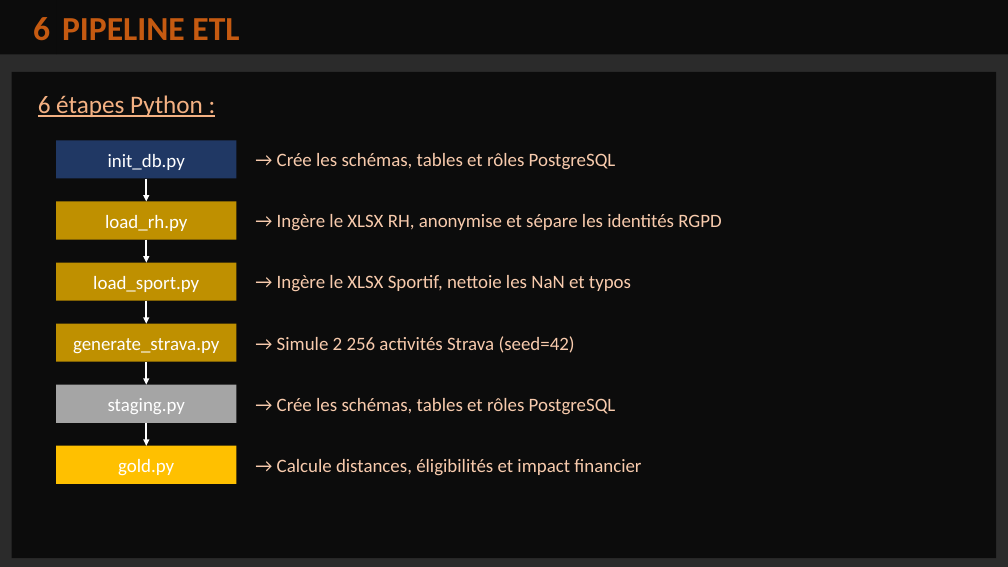
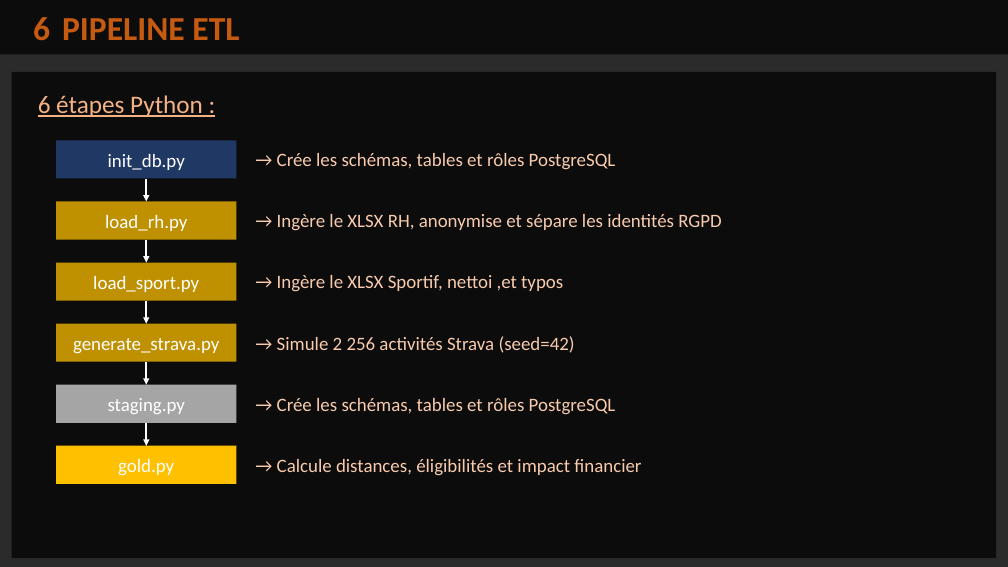
Before and after one commit to merais/formation, a slide deck: slide 7 of P12_Gerez_un_projet_d_infrastructure_aymeric_bailleul/_orchestration/_docs/ABAI_02_presentation.pptx. Drawn at 1008x567 pixels with LibreOffice and Linux fonts; fonts in the diff are those of the drawing; background and template pictures are left out; a plain dark background stands for a picture behind light text. Boxes give left, top, right and bottom in pixels: in the first picture for what was removed or moved away, otherwise in the second. Text is boxed around its words. In the diff, an @@ line names an element or a change of style, - is before the commit and + after.

```diff
--- a/P12_Gerez_un_projet_d_infrastructure_aymeric_bailleul/_orchestration/_docs/ABAI_02_presentation.pptx
+++ b/P12_Gerez_un_projet_d_infrastructure_aymeric_bailleul/_orchestration/_docs/ABAI_02_presentation.pptx
@@ text at [277, 275, 563, 292]: text changed @@
-→ Ingère le XLSX Sportif, nettoie les NaN et typos
+→ Ingère le XLSX Sportif, nettoi ,et typos
```
Also in this commit, not shown: 3 other slides changed, 4 other files.
